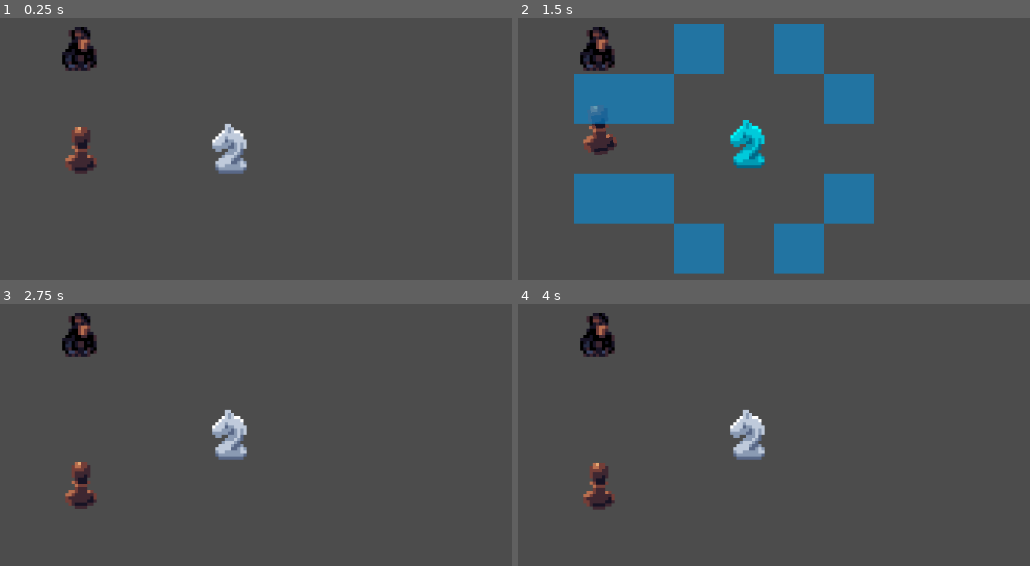
Above: before the commit, frames 1-4 (two rows, left to right).
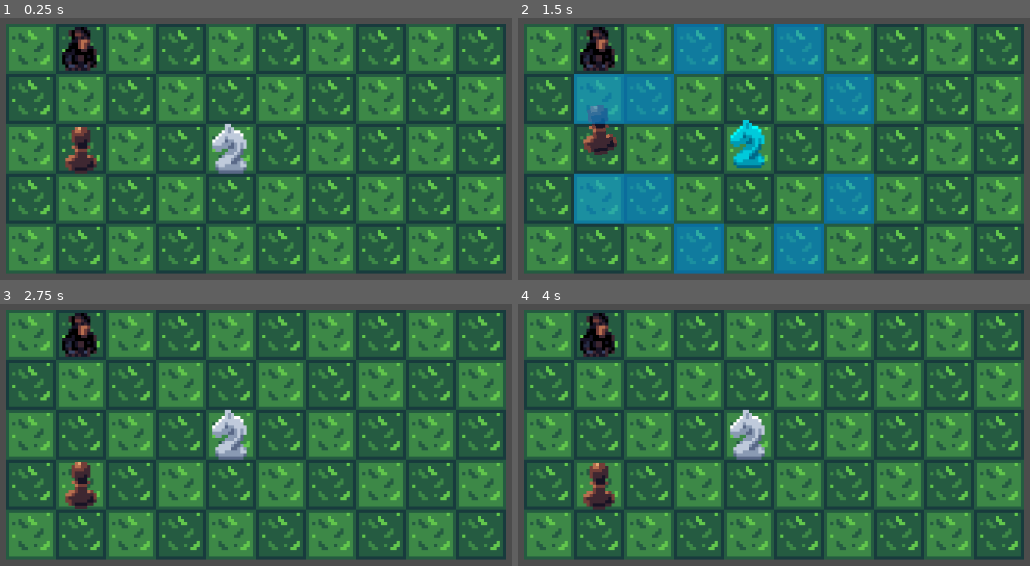
Above: after the commit, the same moments.

Repository: stealthio/Kings-Pawn
Game: Godot game, scene res://Game.tscn
Two runs of this game, one before a commit and one after it. Both use one fixed random seed, a clock stepped at 60 frames per second and the inputs below. The project has no main scene, so this scene is started directly.
Inputs (mouse positions are in pixels of both pictures, inside the frame that each line leads up to):
- Up to frame 1 (0.25 s): no input
- Up to frame 2 (1.5 s): tap Enter at 0.5 s; move the mouse to (599, 149) at 0.52 s; click (599, 149) at 0.6 s; move the mouse to (748, 149) at 1.27 s; click (748, 149) at 1.35 s
- Up to frame 3 (2.75 s): move the mouse to (81, 484) at 2.02 s; click (81, 484) at 2.1 s
- Up to frame 4 (4 s): move the mouse to (outside the picture) at 2.77 s; click (outside the picture) at 2.85 s; tap Space at 3.5 s; move the mouse to (outside the picture) at 3.52 s; click (outside the picture) at 3.6 s

The runs differ from the first frame. In frame 1, 91% of the frame differs, in the area x 1-99%, y 2-98%; in frame 2, 76%; in frame 3, 91%; in frame 4, 91%.

Commit message:
Addition of Board into the Game

Diff:
--- a/Game.tscn
+++ b/Game.tscn
@@ -1,6 +1,7 @@
-[gd_scene load_steps=12 format=2]
+[gd_scene load_steps=13 format=2]
 
 [ext_resource path="res://Scenes/Figurine.tscn" type="PackedScene" id=1]
+[ext_resource path="res://Scenes/Board.tscn" type="PackedScene" id=2]
 [ext_resource path="res://Ressources/Figurines/Horse.png" type="Texture" id=3]
 [ext_resource path="res://Ressources/Enemies/Pawn.png" type="Texture" id=4]
 [ext_resource path="res://Scripts/Enemy.gd" type="Script" id=5]
@@ -123,6 +124,10 @@
 
 [node name="Game" type="Node2D"]
 
+[node name="Board" parent="." instance=ExtResource( 2 )]
+game_size = Vector2( 10, 5 )
+offset = Vector2( 0, 0 )
+
 [node name="YSort" type="YSort" parent="."]
 
 [node name="Pawn" parent="YSort" instance=ExtResource( 1 )]
